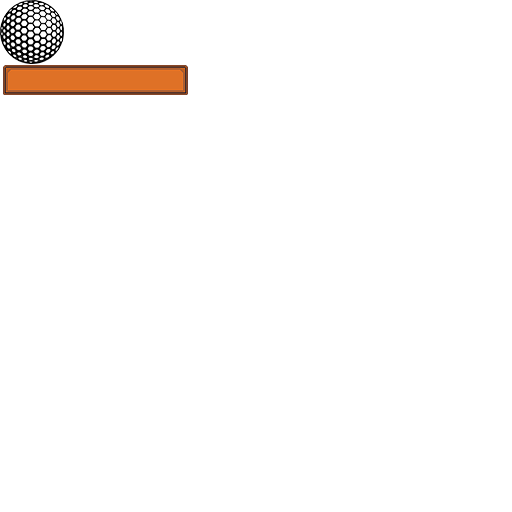
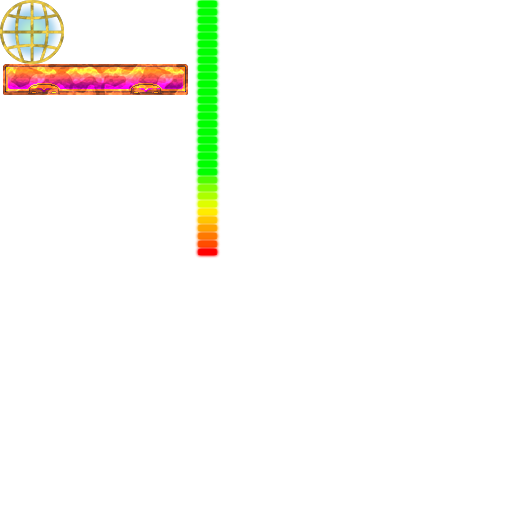
Layers edited between the first and the second 512px x 512px image:
hid "Слой 10" over [0,0,64,64]
added layer "Слой 15" above "Слой 14" over [195,0,221,259]
added layer "Слой 14" above "Слой 6" over [3,64,188,94]
painted on "Слой 6" over [8,70,183,90]
added layer "Слой 11" above "Слой 12" over [0,0,64,64]
added layer "Слой 12" (48%) above "Фон" over [0,0,64,64]
